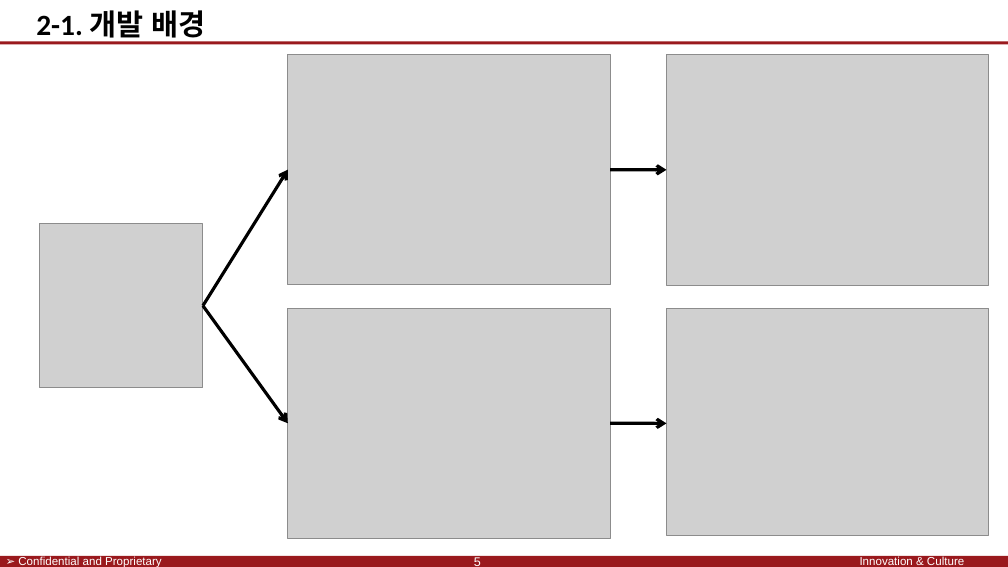
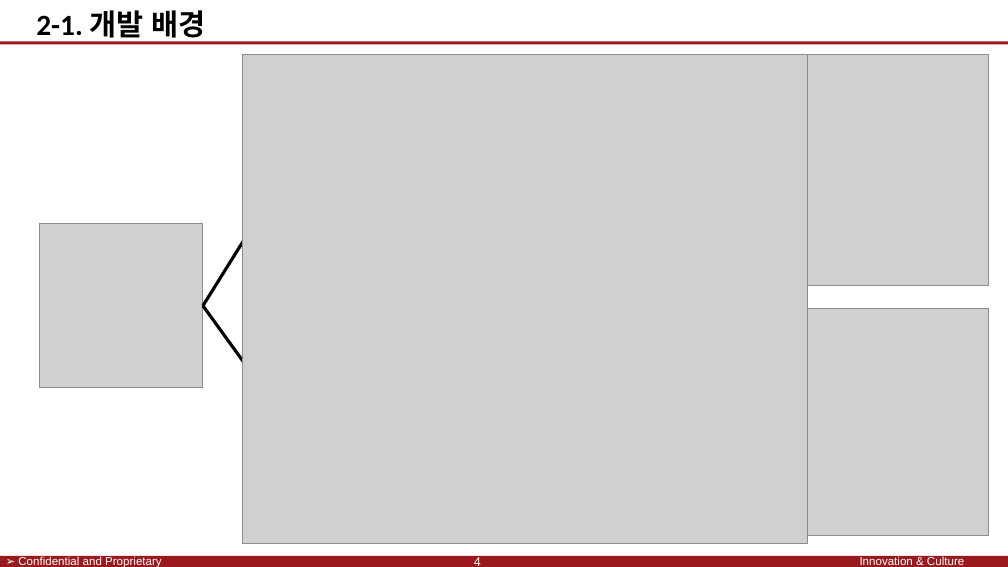
Before and after one commit to SaintSeong/JusungProject, a slide deck: slide 4 of A조 발표.pptx (slide 5 before the commit). Drawn at 1008x567 pixels with LibreOffice and Linux fonts; fonts in the diff are those of the drawing; grey boxes stand for pictures; background and template pictures are left out. Boxes give left, top, right and bottom in pixels: in the first picture for what was removed or moved away, otherwise in the second. Text is boxed around its words. In the diff, an @@ line names an element or a change of style, - is before the commit and + after.

```diff
--- a/A조 발표.pptx
+++ b/A조 발표.pptx
@@ picture added at (242,54,808,544) @@
@@ arrow removed from (610, 169) to (667, 170) @@
@@ picture removed at (288,309,610,539) @@
@@ arrow removed from (610, 423) to (667, 423) @@
@@ page number at (474,557,481,566): text changed @@
-5
+4
```
Also in this commit, not shown: 1 slide removed, 1 other file.
